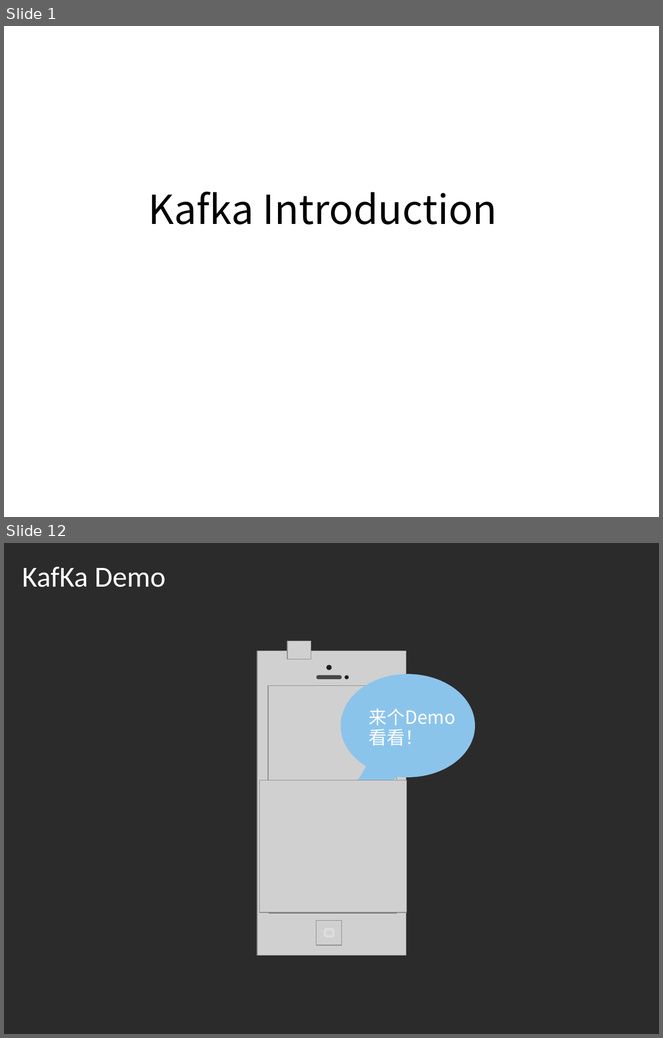
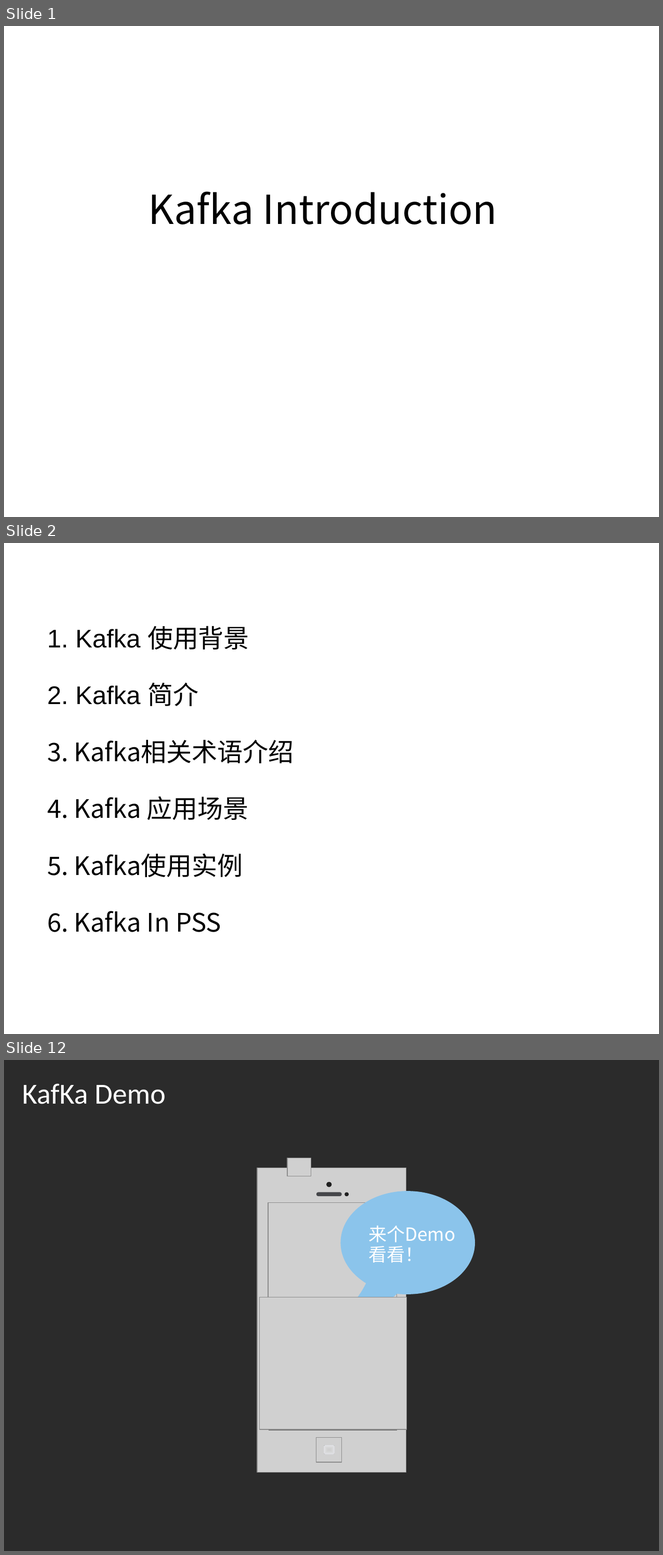
Before and after one commit to kurtishu/KurtisHu.github.io, a slide deck: remote/Kafka Introduction.ppt. Shown one above the other, each under a label of ours: slides 1 and 12 before the commit, slides 1, 2 and 12 after it; the slides between them are not shown. The pictures are 663x1038 and 663x1555 pixels, drawn with LibreOffice and Linux fonts; fonts in the diff are those of the drawing; grey boxes stand for pictures; background and template pictures are left out; a plain dark background stands for a picture behind light text. Boxes give left, top, right and bottom in pixels: in the first picture for what was removed or moved away, otherwise in the second. Text is boxed around its words. In the diff, an @@ line names an element or a change of style, - is before the commit and + after.

```diff
--- a/remote/Kafka Introduction.ppt
+++ b/remote/Kafka Introduction.ppt
@@ slide 2 added at bbox=[4, 543, 659, 1034], background picture (left out) @@
@@ text added at bbox=[16, 550, 402, 589], 32 pt, text #FFFFFF @@
+Agenda
@@ text added at bbox=[47, 626, 294, 932], 28 pt, text #000000 @@
+1. Kafka 使用背景
+2. Kafka 简介
+3. Kafka相关术语介绍
+4. Kafka 应用场景
+5. Kafka使用实例
+6. Kafka In PSS
```
Also in this commit, not shown: 5 slides changed, 5 other slides added, 5 slides removed.
